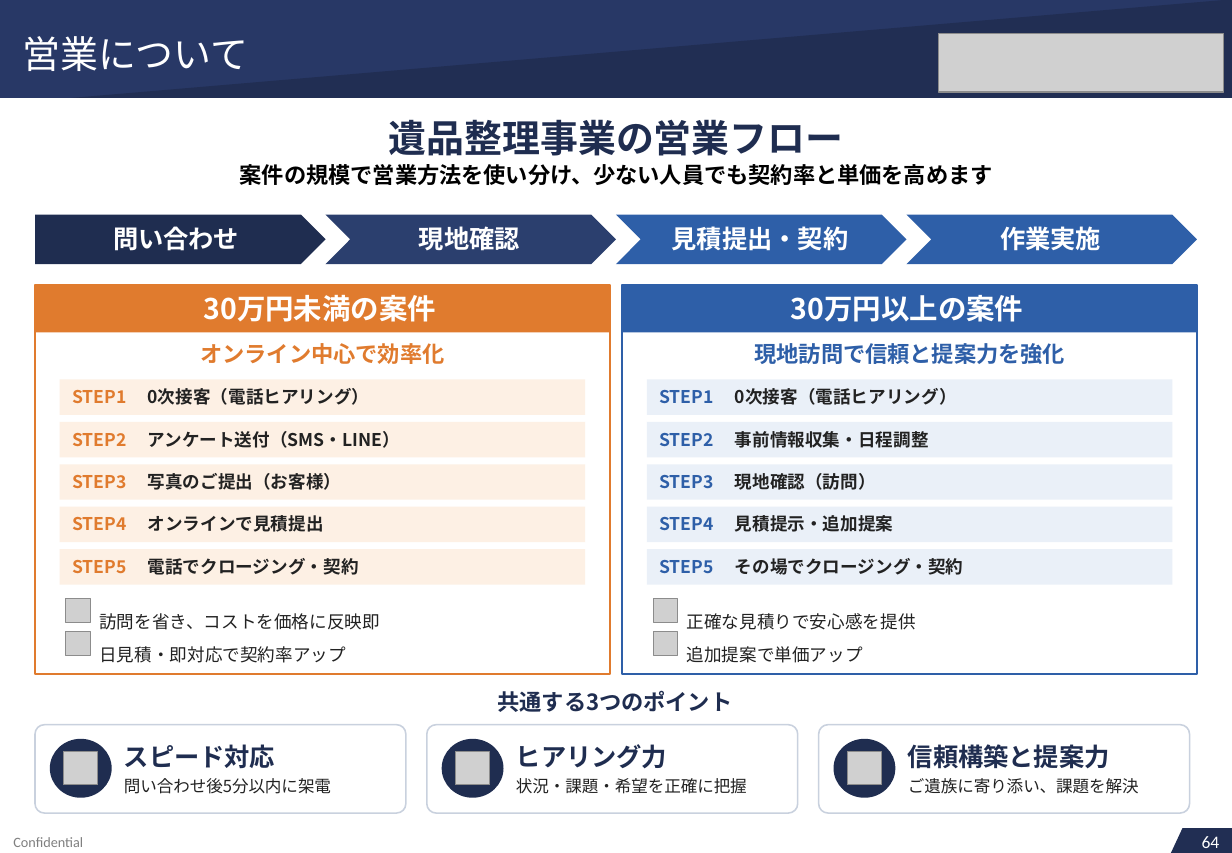
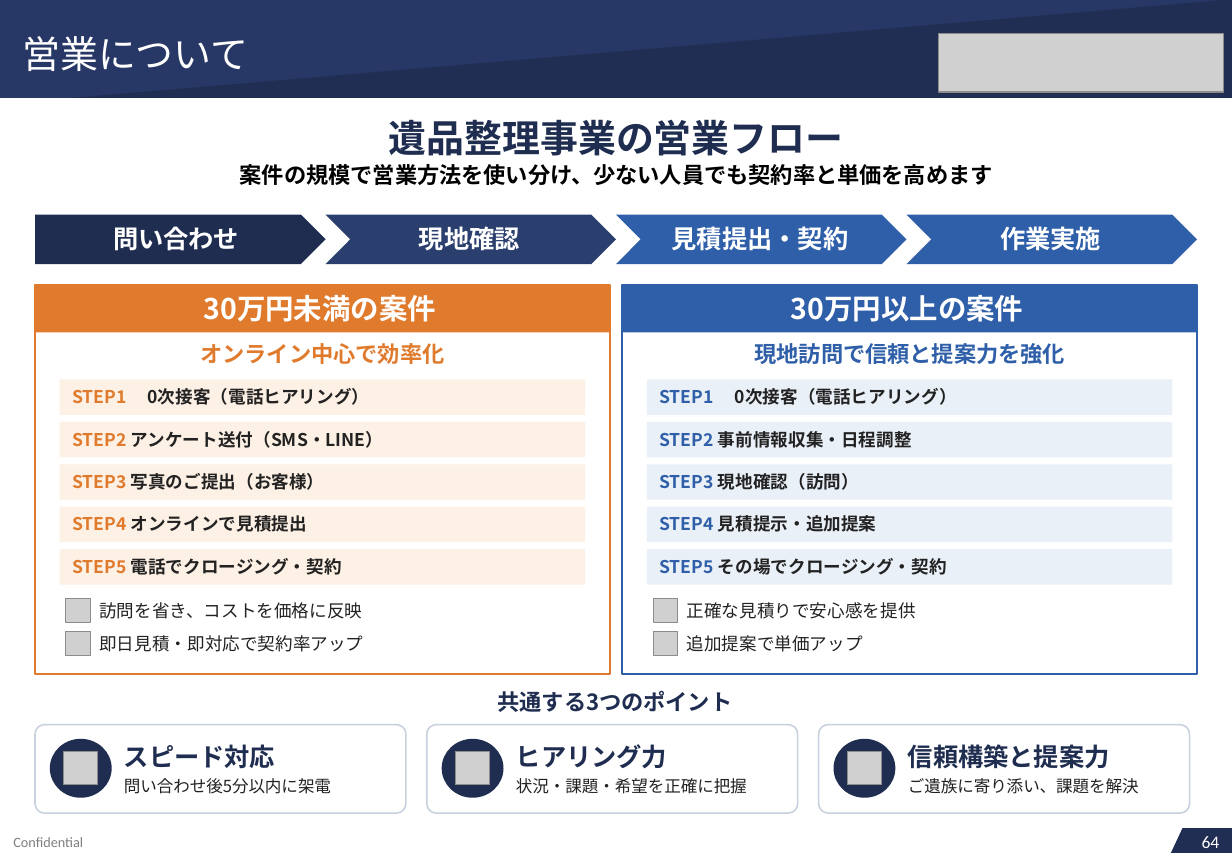
Before and after one commit to soshiro-iki-sys/-, a slide deck: slide 39 of proposals/REVIVAL_LINK様_ご提案書.pptx. Drawn at 1232x853 pixels with LibreOffice and Linux fonts; fonts in the diff are those of the drawing; grey boxes stand for pictures. Boxes give left, top, right and bottom in pixels: in the first picture for what was removed or moved away, otherwise in the second. Text is boxed around its words. In the diff, an @@ line names an element or a change of style, - is before the commit and + after.

```diff
--- a/proposals/REVIVAL_LINK様_ご提案書.pptx
+++ b/proposals/REVIVAL_LINK様_ご提案書.pptx
@@ text at [72, 431, 384, 448]: text changed @@
-アンケート送付（SMS・LINE）
+STEP2 アンケート送付（SMS・LINE）
@@ text at [659, 431, 912, 448]: text changed @@
-事前情報収集・日程調整
+STEP2 事前情報収集・日程調整
@@ text at [72, 473, 325, 490]: text changed @@
-写真のご提出（お客様）
+STEP3 写真のご提出（お客様）
@@ text at [659, 473, 859, 490]: text changed @@
-現地確認（訪問）
+STEP3 現地確認（訪問）
@@ text at [72, 515, 307, 532]: text changed @@
-オンラインで見積提出
+STEP4 オンラインで見積提出
@@ text at [659, 515, 877, 532]: text changed @@
-見積提示・追加提案
+STEP4 見積提示・追加提案
@@ text at [72, 558, 342, 575]: text changed @@
-電話でクロージング・契約
+STEP5 電話でクロージング・契約
@@ text at [659, 558, 947, 575]: text changed @@
-その場でクロージング・契約
+STEP5 その場でクロージング・契約
@@ text at [99, 602, 363, 652]: spaces changed @@
-訪問を省き、コストを価格に反映即日見積・即対応で契約率アップ
+訪問を省き、コストを価格に反映
+即日見積・即対応で契約率アップ
@@ text at [687, 602, 916, 652]: spaces changed @@
-正確な見積りで安心感を提供追加提案で単価アップ
+正確な見積りで安心感を提供
+追加提案で単価アップ
```
Also in this commit, not shown: 51 other slides changed, 4 other files.
